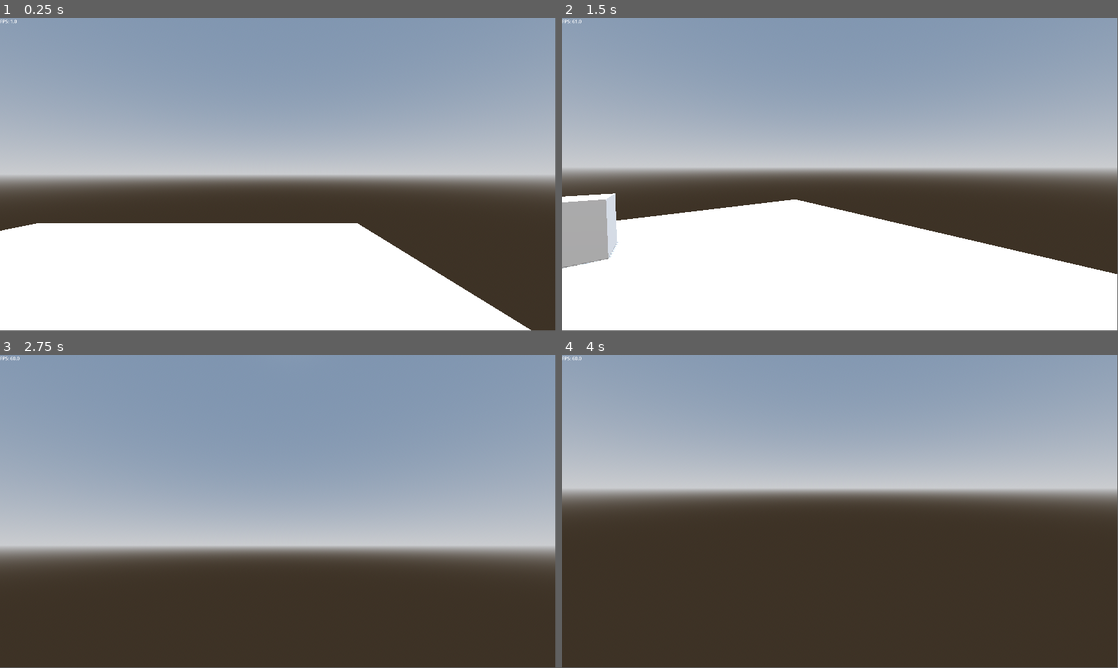
Above: before the commit, frames 1-4 (two rows, left to right).
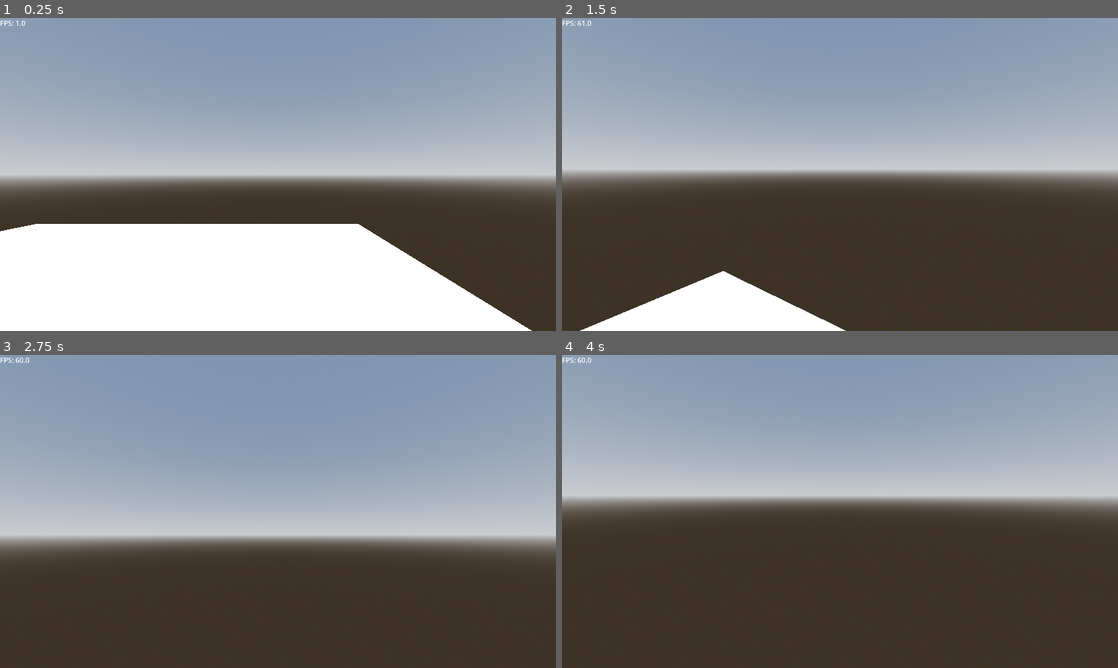
Above: after the commit, the same moments.

Repository: remidu64/GODSE
Game: Godot game, scene res://scenes/State-PlayState.tscn
Two runs of this game, one before a commit and one after it. Both use one fixed random seed, a clock stepped at 60 frames per second and the inputs below.
Inputs (mouse positions are in pixels of both pictures, inside the frame that each line leads up to):
- Up to frame 1 (0.25 s): no input
- Up to frame 2 (1.5 s): tap Enter at 0.5 s; move the mouse to (867, 171) at 0.52 s; hold W (forward) from 0.53 s (still down); tap Space (jump) at 0.77 s; move the mouse to (812, 174) at 1.27 s
- Up to frame 3 (2.75 s): keep holding W (forward); tap Space (jump) at 1.52 s; move the mouse to (289, 505) at 2.02 s
- Up to frame 4 (4 s): keep holding W (forward); move the mouse to (834, 514) at 2.77 s; tap Space (jump) at 3.02, 3.5, 3.77 s; move the mouse to (878, 514) at 3.52 s
In our replay, the window is 799x449 before the commit and 800x450 after it. These sizes can differ from the game's own. Grey fills any space a smaller window leaves; there, only what the larger window draws over its background counts as a difference.

The runs differ from the first frame. In frame 1, 0.3% of the frame differs, in the area x 0-100%, y 0-100%; in frame 2, 31%; in frame 3, 7.4%; in frame 4, 5.9%.

Commit message:
options ui scaling

Diff:
--- a/autoload/Autoload-GameInfo.gd
+++ b/autoload/Autoload-GameInfo.gd
@@ -1,6 +1,6 @@
 extends Node
 
-var gameVersion = "0.2"
+var gameVersion = "0.3"
 
 # Called when the node enters the scene tree for the first time.
 func _ready() -> void:
--- a/project.godot
+++ b/project.godot
@@ -23,9 +23,8 @@
 
 [display]
 
-window/size/viewport_width=1920
-window/size/viewport_height=1080
-window/size/mode=3
+window/size/viewport_width=1280
+window/size/viewport_height=720
 window/vsync/vsync_mode=0
 
 [input]
@@ -69,10 +68,6 @@
 ]
 }
 
-[physics]
-
-3d/default_gravity=20.0
-
 [rendering]
 
 renderer/rendering_method="gl_compatibility"
--- a/scenes/optionsshit/OptionsMenu-Slider.tscn
+++ b/scenes/optionsshit/OptionsMenu-Slider.tscn
@@ -3,14 +3,14 @@
 [ext_resource type="Script" uid="uid://bwnp7vft1tmo5" path="res://scripts/optionsshit/OptionsMenu-Slider.gd" id="1_87heu"]
 
 [node name="OptionsMenu-Slider" type="HSlider"]
+offset_top = 24.0
 offset_right = 256.0
-offset_bottom = 16.0
+offset_bottom = 47.0
 script = ExtResource("1_87heu")
 
 [node name="Label" type="Label" parent="."]
-layout_mode = 0
-offset_left = 256.0
-offset_top = -4.0
-offset_right = 568.0
-offset_bottom = 20.0
+layout_mode = 2
+offset_top = -24.0
+offset_right = 34.0
+offset_bottom = -1.0
 text = "Text"
--- a/scenes/substates/SubState-OptionsMenu.tscn
+++ b/scenes/substates/SubState-OptionsMenu.tscn
@@ -14,9 +14,12 @@
 script = ExtResource("1_1axyh")
 
 [node name="ColorRect" type="ColorRect" parent="."]
-layout_mode = 0
-offset_right = 1920.0
-offset_bottom = 1080.0
+layout_mode = 1
+anchors_preset = 15
+anchor_right = 1.0
+anchor_bottom = 1.0
+grow_horizontal = 2
+grow_vertical = 2
 color = Color(0, 0, 0, 0.47451)
 
 [node name="OptionsLabel" type="Label" parent="."]
@@ -24,65 +27,67 @@
 anchors_preset = 5
 anchor_left = 0.5
 anchor_right = 0.5
-offset_top = 31.0
-offset_right = 143.0
+offset_left = -960.0
+offset_right = 952.0
 offset_bottom = 76.0
 grow_horizontal = 2
 pivot_offset = Vector2(71.5, 22.5)
 theme_override_font_sizes/font_size = 32
 text = "options :)"
+horizontal_alignment = 1
+vertical_alignment = 1
 
-[node name="ActualOptions" type="Control" parent="."]
-anchors_preset = 0
-offset_right = 1920.0
-offset_bottom = 1080.0
+[node name="TabContainer" type="TabContainer" parent="."]
+layout_mode = 1
+anchors_preset = -1
+anchor_left = 0.01
+anchor_top = 0.06
+anchor_right = 0.99
+anchor_bottom = 0.98
+current_tab = 0
+clip_tabs = false
 
-[node name="TabContainer" type="TabContainer" parent="ActualOptions"]
-layout_mode = 2
-offset_left = 8.0
-offset_top = 72.0
-offset_right = 1912.0
-offset_bottom = 1072.0
-current_tab = 0
-
-[node name="Gameplay" type="TabBar" parent="ActualOptions/TabContainer"]
+[node name="Gameplay" type="TabBar" parent="TabContainer"]
 layout_mode = 2
 metadata/_tab_index = 0
 
-[node name="FOV" parent="ActualOptions/TabContainer/Gameplay" instance=ExtResource("2_1m7gb")]
+[node name="VBoxContainer" type="VBoxContainer" parent="TabContainer/Gameplay"]
+layout_mode = 0
+offset_left = 5.0
+offset_top = 22.0
+offset_right = 256.0
+offset_bottom = 622.0
+theme_override_constants/separation = 20
+
+[node name="FOV" parent="TabContainer/Gameplay/VBoxContainer" instance=ExtResource("2_1m7gb")]
 layout_mode = 2
-offset_left = 56.0
-offset_top = 25.0
-offset_right = 312.0
-offset_bottom = 41.0
 min_value = 50.0
 max_value = 180.0
 value = 75.0
 Property = "FOV"
 
-[node name="Sensitivity" parent="ActualOptions/TabContainer/Gameplay" instance=ExtResource("2_1m7gb")]
+[node name="Sensitivity" parent="TabContainer/Gameplay/VBoxContainer" instance=ExtResource("2_1m7gb")]
 layout_mode = 2
-offset_left = 56.0
-offset_top = 57.0
-offset_right = 312.0
-offset_bottom = 73.0
 min_value = 0.01
 max_value = 1.0
 step = 0.01
 value = 0.5
 Property = "Sensitivity"
 
-[node name="Graphics" type="TabBar" parent="ActualOptions/TabContainer"]
+[node name="Graphics" type="TabBar" parent="TabContainer"]
 visible = false
 layout_mode = 2
 metadata/_tab_index = 1
 
-[node name="Shadows" parent="ActualOptions/TabContainer/Graphics" instance=ExtResource("3_2xwod")]
+[node name="VBoxContainer" type="VBoxContainer" parent="TabContainer/Graphics"]
 layout_mode = 0
-offset_left = 56.0
-offset_top = 25.0
-offset_right = 80.0
-offset_bottom = 49.0
+offset_top = 9.0
+offset_right = 184.0
+offset_bottom = 969.0
+theme_override_constants/separation = 20
+
+[node name="Shadows" parent="TabContainer/Graphics/VBoxContainer" instance=ExtResource("3_2xwod")]
+layout_mode = 2
 tooltip_text = "if on, real time shadows will, you know, do the real time shadow things
 
 fucks up performance, disabling it makes the game look like hot garbage and should probably be considered cheating since the game is basically full bright (until we add baked lighting)"
--- a/scripts/substates/SubState-OptionsMenu.gd
+++ b/scripts/substates/SubState-OptionsMenu.gd
@@ -1,13 +1,14 @@
 extends Control
 
-@onready var tab_container: TabContainer = $ActualOptions/TabContainer
+@onready var tab_container: TabContainer = $TabContainer
 
 @export var inGame:bool = false
 
 func exit_menu():
 	for i in tab_container.get_children():
 		for u in i.get_children():
-			u.save_option() # colon three
+			for r in u.get_children():
+				r.save_option() # ill fix this shit later i just need it to work for now
 
 	if !inGame:
 		pass # will change all this when we have a main menu and shit like that ykyk
